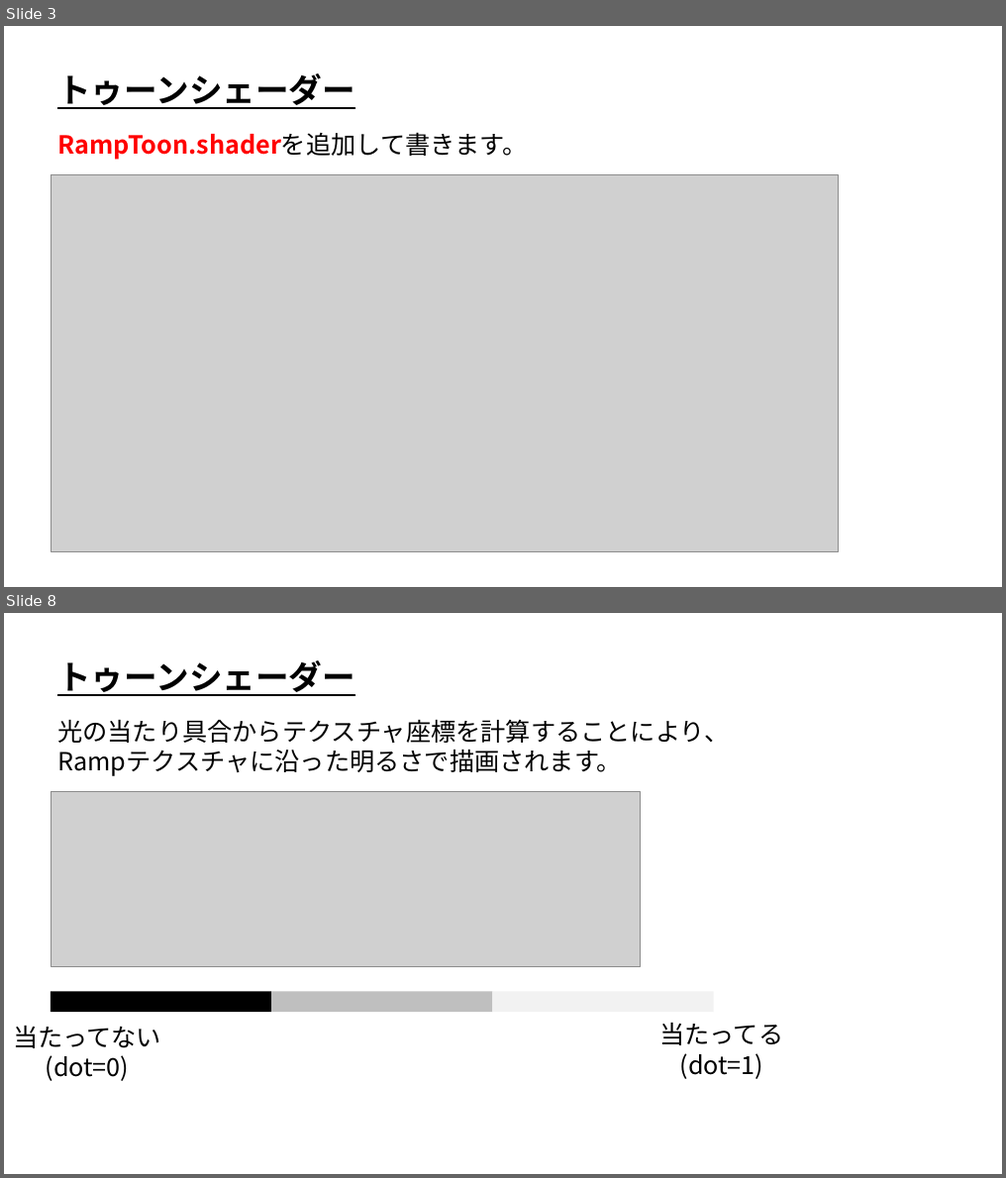
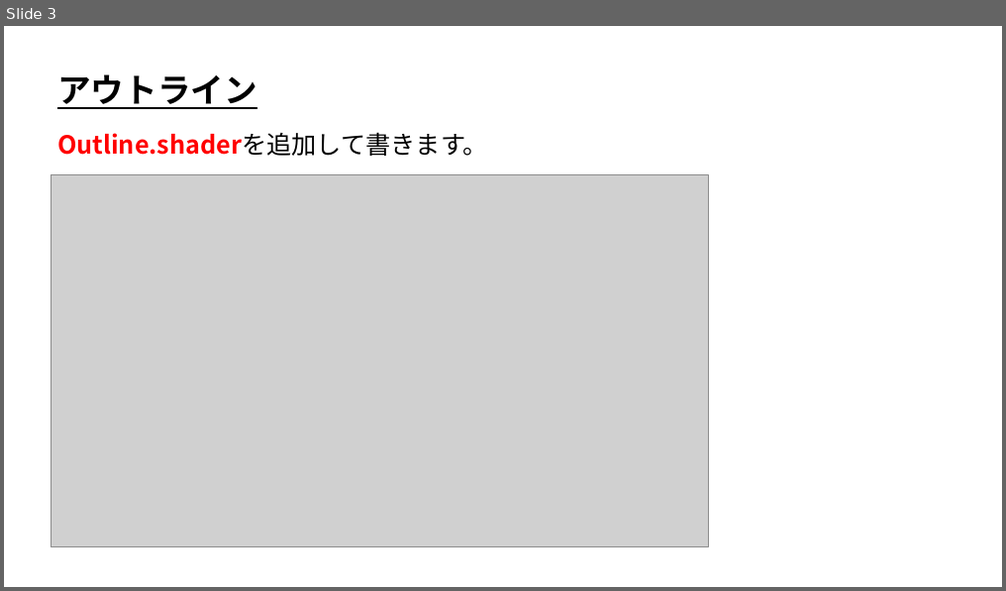
Before and after one commit to ArakiYusuke-Ohara/Textbook, a slide deck: ゲーム科2年/01_後期/ゲームプログラミング応用Ⅰ/09_複数Passでアウトライン.pptx. Shown one above the other, each under a label of ours: slides 3 and 8 before the commit, slide 3 after it; the slides between them are not shown. The pictures are 1006x1178 and 1006x591 pixels, drawn with LibreOffice and Linux fonts; fonts in the diff are those of the drawing; grey boxes stand for pictures. Boxes give left, top, right and bottom in pixels: in the first picture for what was removed or moved away, otherwise in the second. Text is boxed around its words. In the diff, an @@ line names an element or a change of style, - is before the commit and + after.

Commit message:
アウトラインスライド作成

```diff
--- a/ゲーム科2年/01_後期/ゲームプログラミング応用Ⅰ/09_複数Passでアウトライン.pptx
+++ b/ゲーム科2年/01_後期/ゲームプログラミング応用Ⅰ/09_複数Passでアウトライン.pptx
@@ slide 8 removed at box(4, 613, 1002, 1174), background #FFFFFF @@
@@ text removed at box(57, 661, 355, 696) @@
-トゥーンシェーダー
@@ text removed at box(57, 719, 729, 776) @@
-光の当たり具合からテクスチャ座標を計算することにより、
-Rampテクスチャに沿った明るさで描画されます。
@@ picture removed at box(51, 792, 641, 966) @@
@@ rectangle removed at box(51, 992, 271, 1013) @@
@@ rectangle removed at box(271, 992, 492, 1013) @@
@@ rectangle removed at box(493, 992, 714, 1013) @@
@@ text removed at box(13, 1025, 161, 1081) @@
-当たってない
-(dot=0)
@@ text removed at box(660, 1022, 784, 1079) @@
-当たってる
-(dot=1)
@@ slide 3 changed as well @@
@@ text at box(57, 75, 257, 109): text changed @@
-トゥーンシェーダー
+アウトライン
@@ text at box(57, 132, 488, 156): text changed @@
-RampToon.shaderを追加して書きます。
+Outline.shaderを追加して書きます。
@@ picture: place and size @@
-picture at box(51, 174, 839, 553)
+picture at box(51, 174, 709, 548)
```
Also in this commit, not shown: 2 other slides changed, 8 slides added, 5 other slides removed.
